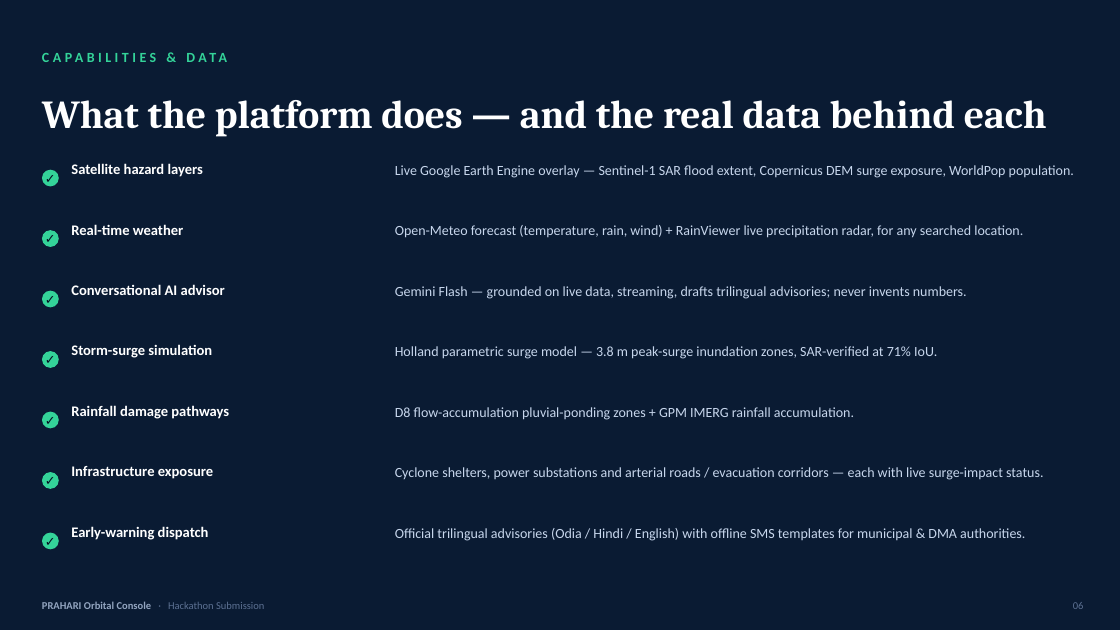
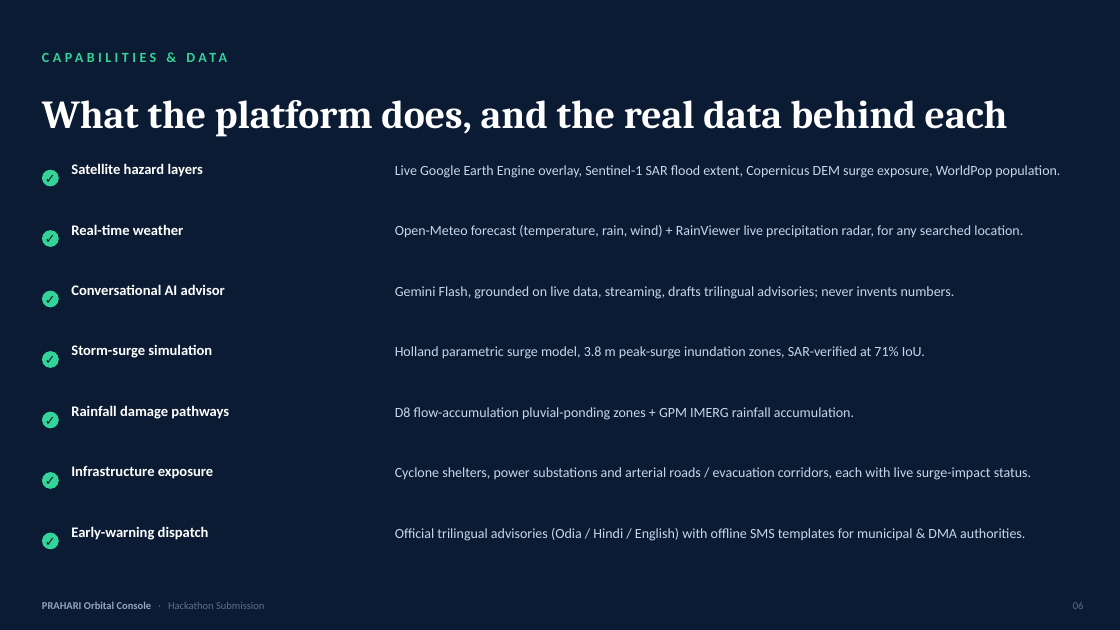
Before and after one commit to abhishek-0706/prahari-orbital-console, a slide deck: slide 6 of demo/PRAHARI_Orbital_Console.pptx. Drawn at 1120x630 pixels with LibreOffice and Linux fonts; fonts in the diff are those of the drawing. Boxes give left, top, right and bottom in pixels: in the first picture for what was removed or moved away, otherwise in the second. Text is boxed around its words. In the diff, an @@ line names an element or a change of style, - is before the commit and + after.

```diff
--- a/demo/PRAHARI_Orbital_Console.pptx
+++ b/demo/PRAHARI_Orbital_Console.pptx
@@ text at box(42, 100, 1008, 137): text changed @@
-What the platform does — and the real data behind each
+What the platform does, and the real data behind each
@@ text at box(395, 165, 1060, 178): text changed @@
-Live Google Earth Engine overlay — Sentinel-1 SAR flood extent, Copernicus DEM surge exposure, WorldPop population.
+Live Google Earth Engine overlay, Sentinel-1 SAR flood extent, Copernicus DEM surge exposure, WorldPop population.
@@ text at box(395, 286, 955, 299): text changed @@
-Gemini Flash — grounded on live data, streaming, drafts trilingual advisories; never invents numbers.
+Gemini Flash, grounded on live data, streaming, drafts trilingual advisories; never invents numbers.
@@ text at box(395, 346, 925, 359): text changed @@
-Holland parametric surge model — 3.8 m peak-surge inundation zones, SAR-verified at 71% IoU.
+Holland parametric surge model, 3.8 m peak-surge inundation zones, SAR-verified at 71% IoU.
@@ text at box(395, 467, 1031, 480): text changed @@
-Cyclone shelters, power substations and arterial roads / evacuation corridors — each with live surge-impact status.
+Cyclone shelters, power substations and arterial roads / evacuation corridors, each with live surge-impact status.
```
Also in this commit, not shown: 10 other slides changed, 1 other file.
